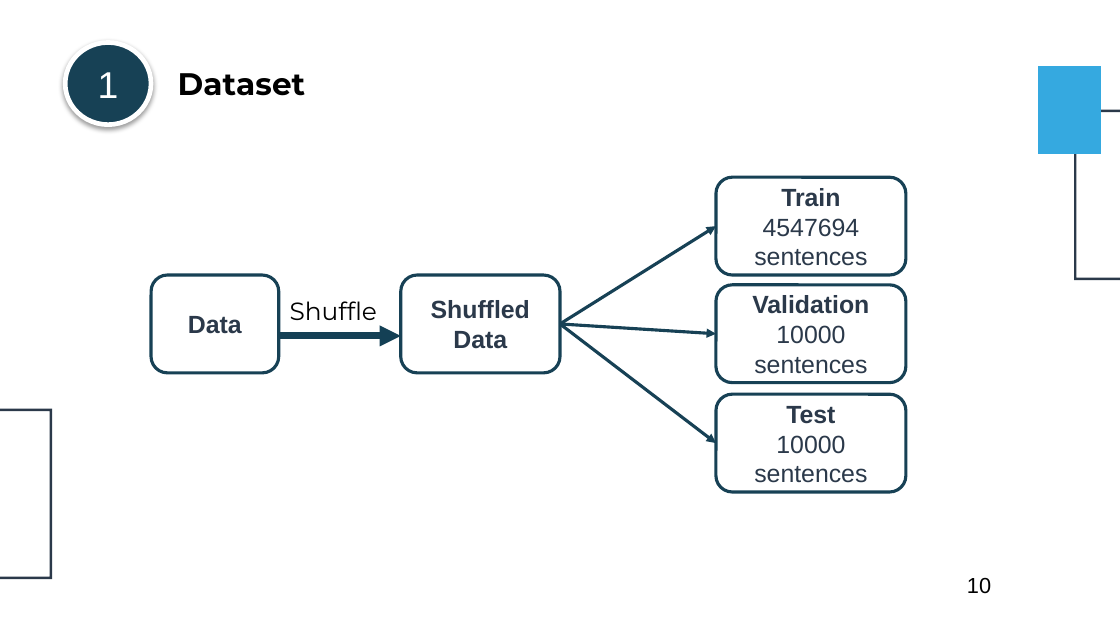
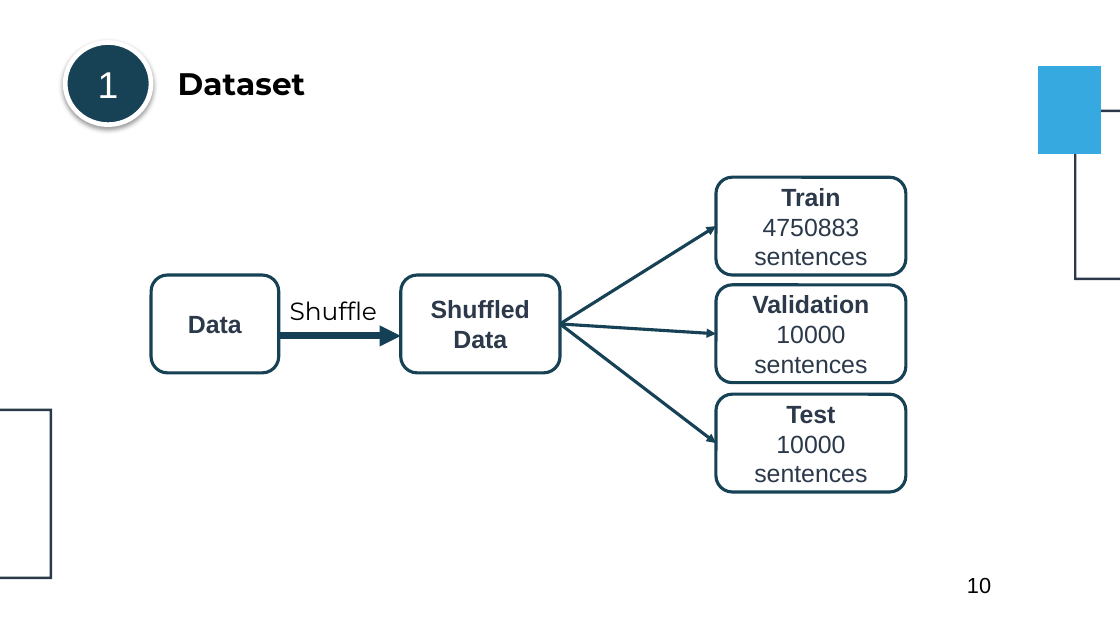
Before and after one commit to VNOpenAI/ai-doctor, a slide deck: slide 10 of static/slides/vnopenai-vn-accent.pptx. Drawn at 1120x630 pixels with LibreOffice and Linux fonts; fonts in the diff are those of the drawing. Boxes give left, top, right and bottom in pixels: in the first picture for what was removed or moved away, otherwise in the second. Text is boxed around its words. In the diff, an @@ line names an element or a change of style, - is before the commit and + after.

```diff
--- a/static/slides/vnopenai-vn-accent.pptx
+++ b/static/slides/vnopenai-vn-accent.pptx
@@ text in rounded rectangle at [754,218,867,266]: text changed @@
-4547694 sentences
+4750883 sentences
```
Also in this commit, not shown: 1 other slide changed, 1 slide removed, 3 other files.
